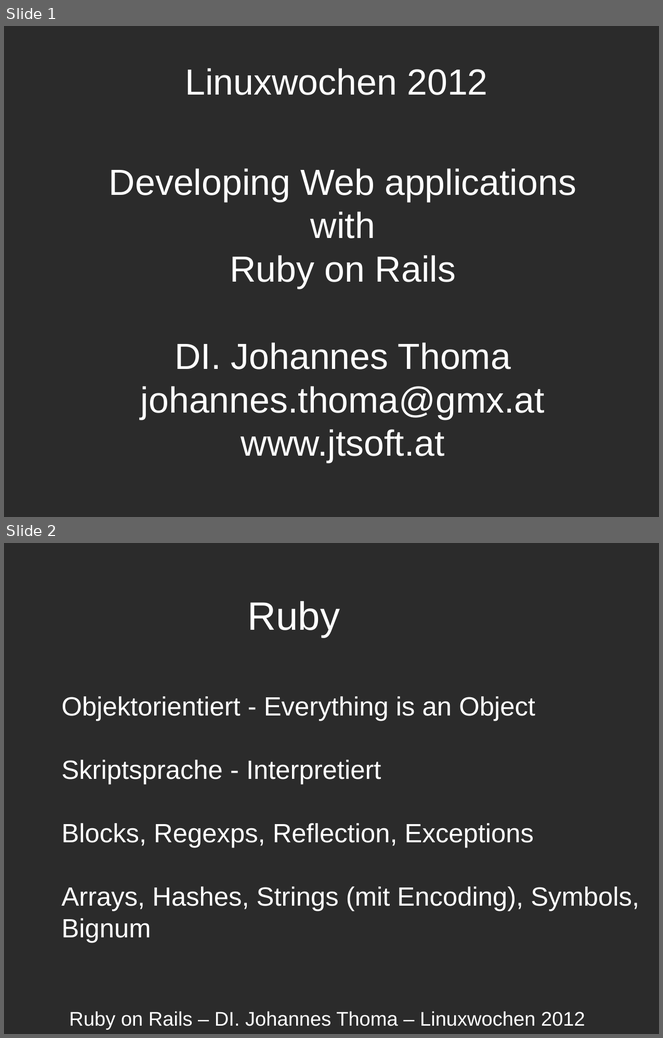
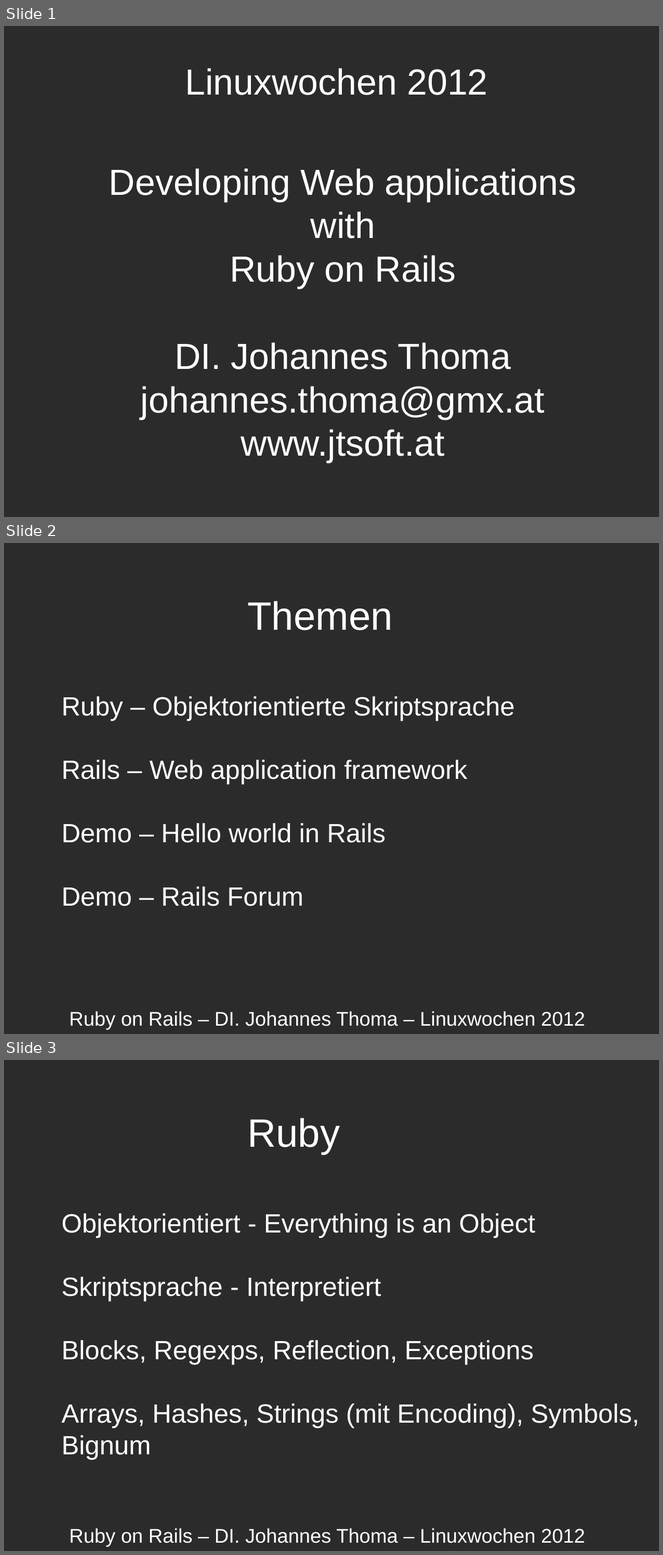
Before and after one commit to johannesthoma/rails-forum, a slide deck: doc/RailsSpeech.odp. Shown one above the other, each under a label of ours: slides 1 and 2 before the commit, slides 1, 2 and 3 after it. The pictures are 663x1038 and 663x1555 pixels, drawn with LibreOffice and Linux fonts; fonts in the diff are those of the drawing; background and template pictures are left out; a plain dark background stands for a picture behind light text. Boxes give left, top, right and bottom in pixels: in the first picture for what was removed or moved away, otherwise in the second. Text is boxed around its words. In the diff, an @@ line names an element or a change of style, - is before the commit and + after.

```diff
--- a/doc/RailsSpeech.odp
+++ b/doc/RailsSpeech.odp
@@ slide 2 added at [4,543,659,1034], background picture (left out) @@
@@ text added at [247,601,392,630], 48 pt, text #FFFFFF @@
+Themen
@@ text added at [62,696,515,906], 32 pt, text #FFFFFF @@
+Ruby – Objektorientierte Skriptsprache
+Rails – Web application framework
+Demo – Hello world in Rails
+Demo – Rails Forum
@@ text added at [69,1012,585,1030], 24 pt, text #FFFFFF @@
+Ruby on Rails – DI. Johannes Thoma – Linuxwochen 2012
@@ what was slide 2 is now slide 3 @@
```
Also in this commit, not shown: 1 slide changed, 11 other files.
